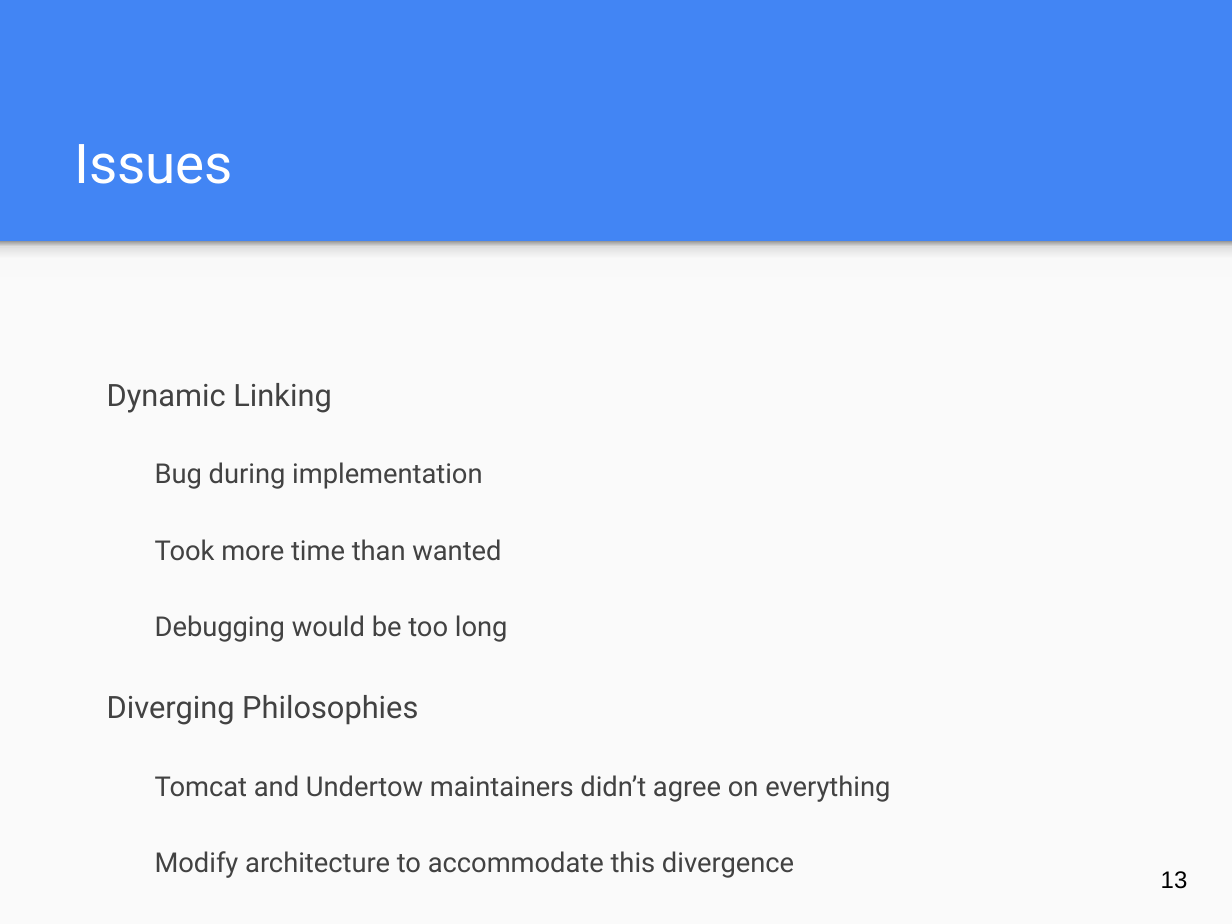
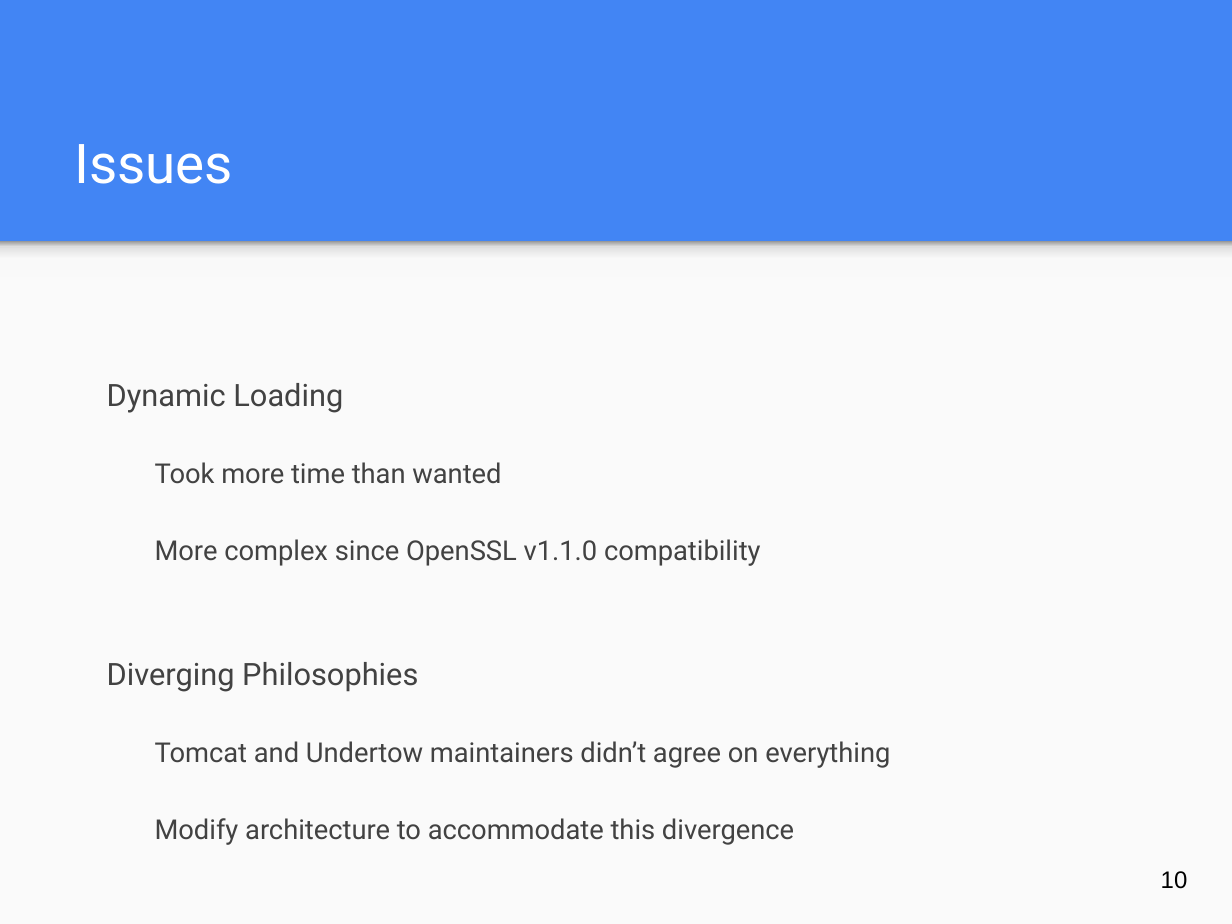
Before and after one commit to jocelynthode/tomcat-native2-doc, a slide deck: slide 10 of final-pres/final_workshop_pres.pptx (slide 13 before the commit). Drawn at 1232x924 pixels with LibreOffice and Linux fonts; fonts in the diff are those of the drawing. Boxes give left, top, right and bottom in pixels: in the first picture for what was removed or moved away, otherwise in the second. Text is boxed around its words. In the diff, an @@ line names an element or a change of style, - is before the commit and + after.

```diff
--- a/final-pres/final_workshop_pres.pptx
+++ b/final-pres/final_workshop_pres.pptx
@@ text at bbox=[107, 383, 343, 413]: text changed; size 16 to 18 pt @@
-Dynamic Linking
-  Bug during implementation
+Dynamic Loading
@@ text at bbox=[155, 539, 761, 566]: text changed @@
-  Debugging would be too long
+  More complex since OpenSSL v1.1.0 compatibility
@@ page number at bbox=[1161, 871, 1188, 889]: text changed @@
-13
+10
```
Also in this commit, not shown: 7 other slides changed, 2 slides added, 1 slide removed, 1 other file.
